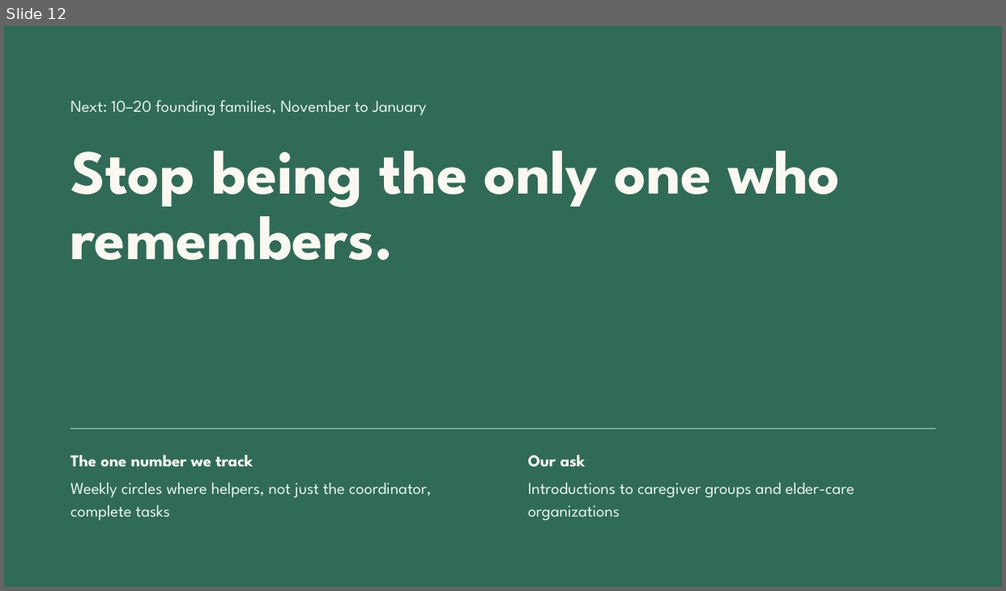
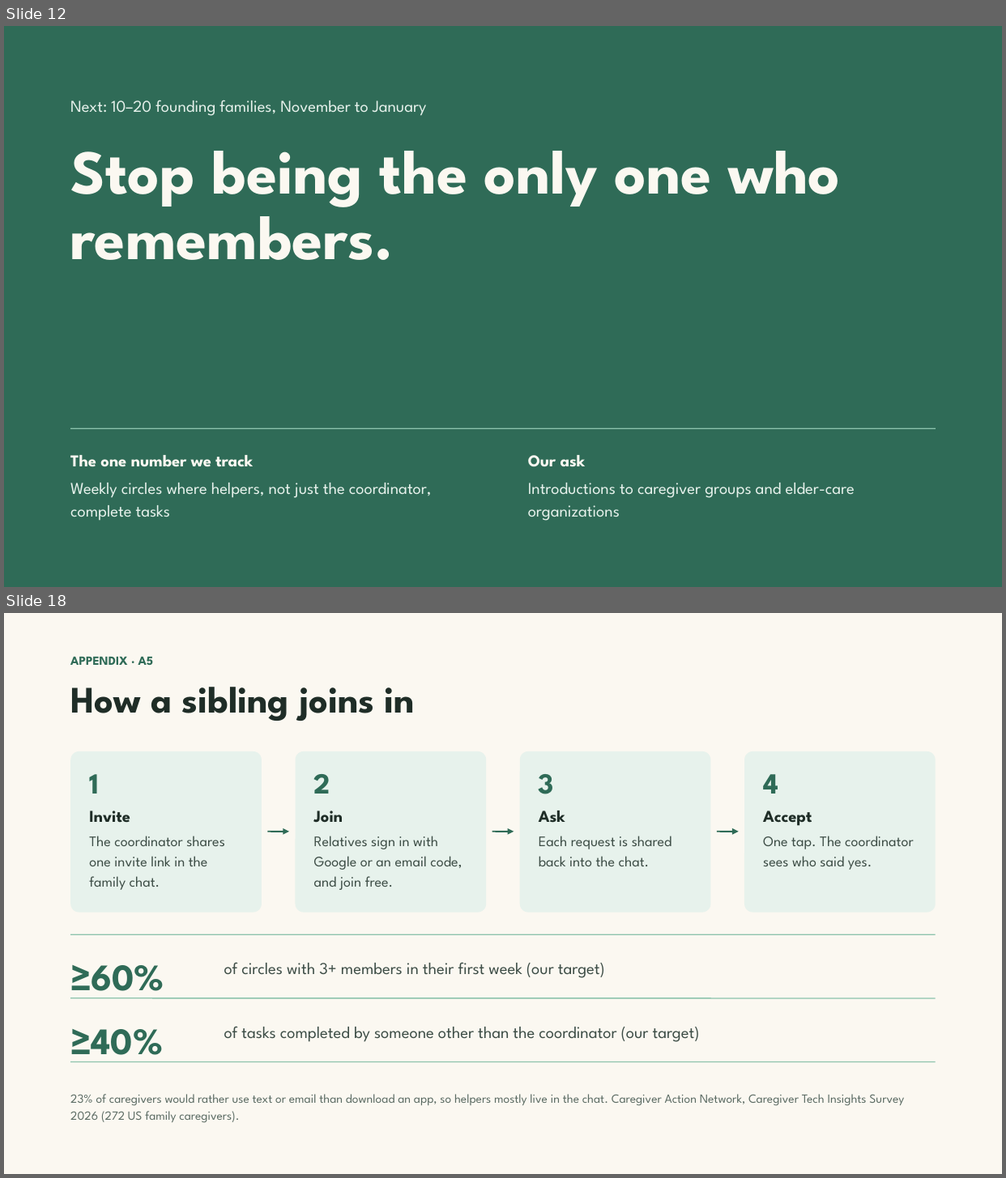
Before and after one commit to Team-Claudia/kindred, a slide deck: docs/pitch/Kindred Demo Day Pitch V3.pptx. Shown one above the other, each under a label of ours: slide 12 before the commit, slides 12 and 18 after it; the slides between them are not shown. The pictures are 1006x591 and 1006x1178 pixels, drawn with LibreOffice and Linux fonts; fonts in the diff are those of the drawing. Boxes give left, top, right and bottom in pixels: in the first picture for what was removed or moved away, otherwise in the second. Text is boxed around its words. In the diff, an @@ line names an element or a change of style, - is before the commit and + after.

```diff
--- a/docs/pitch/Kindred Demo Day Pitch V3.pptx
+++ b/docs/pitch/Kindred Demo Day Pitch V3.pptx
@@ slide 18 added at bbox=[4, 613, 1002, 1174], background #FBF8F1 @@
@@ text added at bbox=[70, 657, 154, 665], 12 pt, text #2F6B57, bold @@
+APPENDIX · A5
@@ title added at bbox=[70, 687, 415, 721], 36 pt, text #1F2D27, bold @@
+How a sibling joins in
@@ rounded rectangle added at bbox=[70, 752, 262, 913], fill #E7F2EC @@
@@ rounded rectangle added at bbox=[296, 752, 486, 913], fill #E7F2EC @@
@@ rounded rectangle added at bbox=[520, 752, 710, 913], fill #E7F2EC @@
@@ rounded rectangle added at bbox=[744, 752, 936, 913], fill #E7F2EC @@
@@ text added at bbox=[89, 774, 225, 890], 14 pt, text #3D4D46 @@
+1
+Invite
+The coordinator shares one invite link in the family chat.
@@ text added at bbox=[314, 774, 462, 890], 14 pt, text #3D4D46 @@
+2
+Join
+Relatives sign in with Google or an email code, and join free.
@@ text added at bbox=[539, 774, 672, 867], 14 pt, text #3D4D46 @@
+3
+Ask
+Each request is shared back into the chat.
@@ text added at bbox=[763, 774, 913, 870], 14 pt, text #3D4D46 @@
+4
+Accept
+One tap. The coordinator sees who said yes.
@@ arrow added from (267, 832) to (289, 832), #2F6B57 1.5 pt @@
@@ arrow added from (492, 832) to (513, 832), #2F6B57 1.5 pt @@
@@ arrow added from (717, 832) to (739, 832), #2F6B57 1.5 pt @@
@@ line added from (70, 935) to (936, 935), #8CC3AC 1 pt @@
@@ text added at bbox=[70, 965, 164, 999], 36 pt, text #2F6B57, bold @@
+≥60%
@@ text added at bbox=[224, 962, 605, 978], 16 pt, text #3D4D46 @@
+of circles with 3+ members in their first week (our target)
@@ line added from (70, 999) to (936, 999), #8CC3AC 1 pt @@
@@ text added at bbox=[70, 1029, 163, 1063], 36 pt, text #2F6B57, bold @@
+≥40%
@@ text added at bbox=[224, 1026, 700, 1042], 16 pt, text #3D4D46 @@
+of tasks completed by someone other than the coordinator (our target)
@@ line added from (70, 1063) to (936, 1063), #8CC3AC 1 pt @@
@@ text added at bbox=[70, 1094, 904, 1123], 12 pt, text #5B6B63 @@
+23% of caregivers would rather use text or email than download an app, so helpers mostly live in the chat. Caregiver Action Network, Caregiver Tech Insights Survey 2026 (272 US family caregivers).
```
Also in this commit, not shown: 2 slides changed, 10 other slides added, 2 slides removed, 6 other files.
